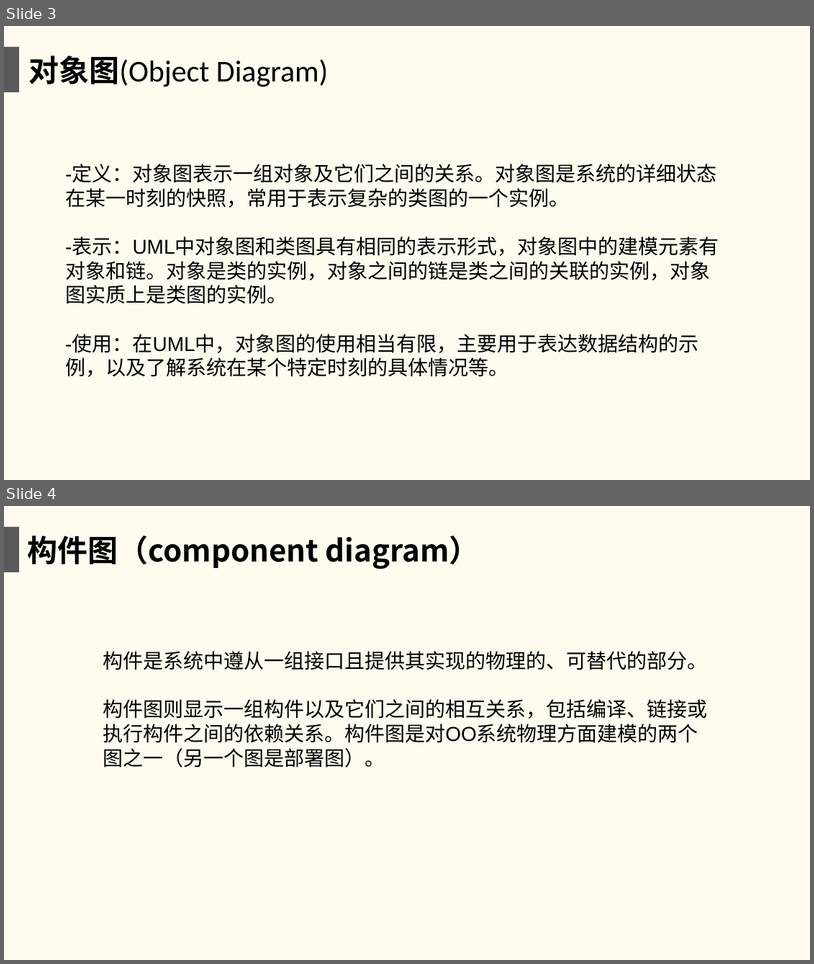
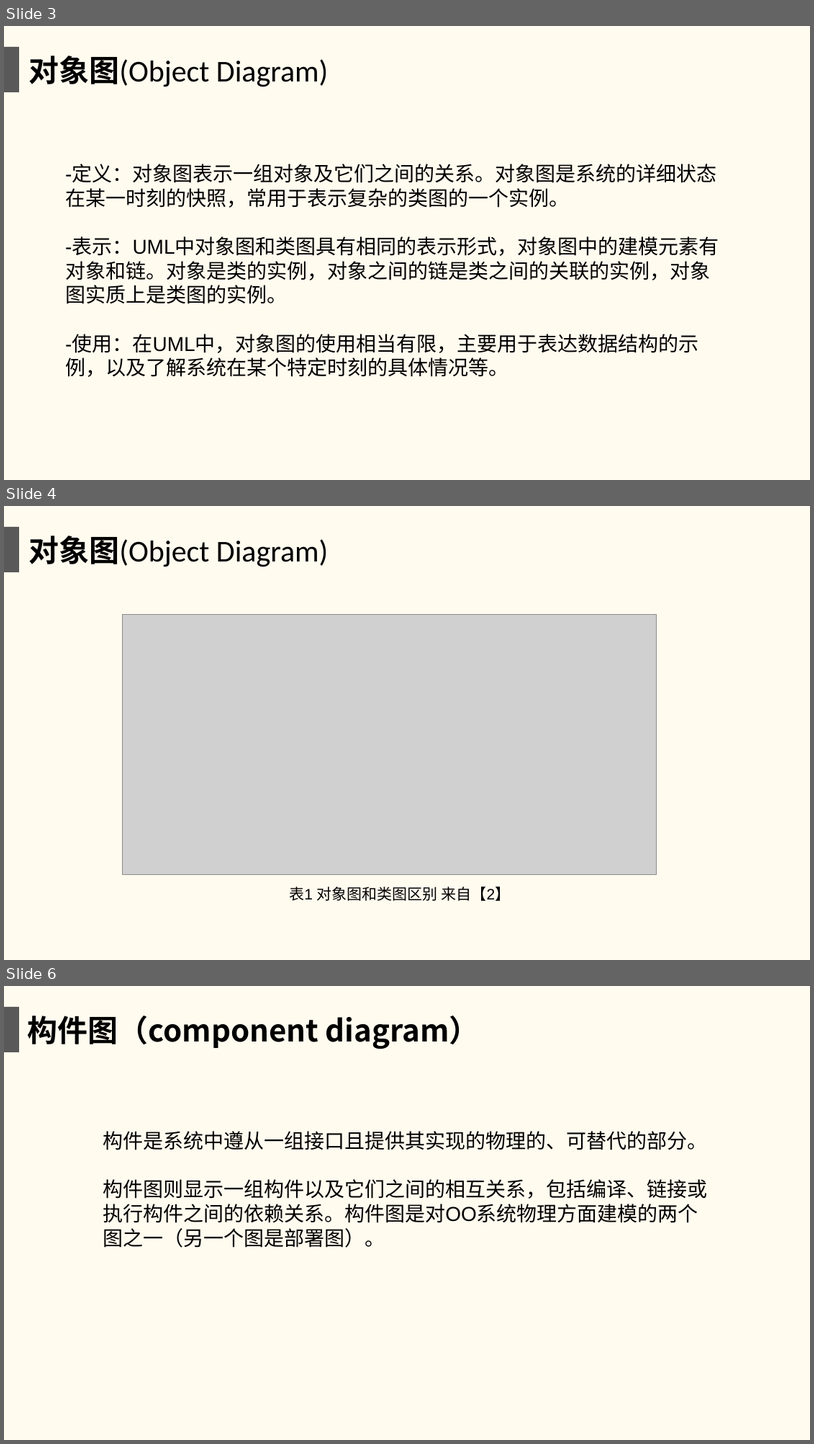
Before and after one commit to twn422/PRD2017, a slide deck: PRD-2017-G24/STW/非受控文件/翻转课堂作业/UML基础3/UML基础3.ppt. Shown one above the other, each under a label of ours: slides 3 and 4 before the commit, slides 3, 4 and 6 after it; the slides between them are not shown. The pictures are 814x964 and 814x1444 pixels, drawn with LibreOffice and Linux fonts; fonts in the diff are those of the drawing; grey boxes stand for pictures. Boxes give left, top, right and bottom in pixels: in the first picture for what was removed or moved away, otherwise in the second. Text is boxed around its words. In the diff, an @@ line names an element or a change of style, - is before the commit and + after.

```diff
--- a/PRD-2017-G24/STW/非受控文件/翻转课堂作业/UML基础3/UML基础3.ppt
+++ b/PRD-2017-G24/STW/非受控文件/翻转课堂作业/UML基础3/UML基础3.ppt
@@ slide 4 added at bbox=[4, 506, 810, 960], background #FFFBEF @@
@@ rectangle added at bbox=[4, 527, 19, 572], fill #595959 @@
@@ text added at bbox=[28, 536, 328, 567], 36 pt, text #000000 @@
+对象图(Object Diagram)
@@ picture added at bbox=[123, 614, 657, 873] @@
@@ text added at bbox=[289, 886, 511, 901], 18 pt, text #000000 @@
+表1 对象图和类图区别 来自【2】
@@ what was slide 4 is now slide 6 @@
```
Also in this commit, not shown: 2 slides changed, 3 other slides added.
